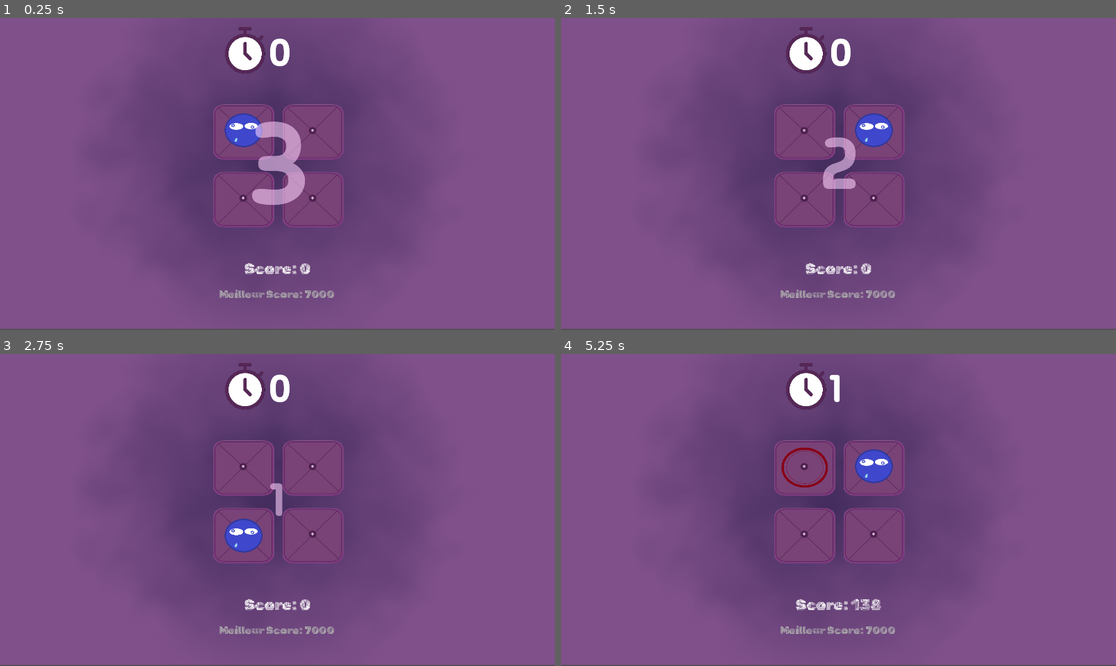
Above: before the commit, frames 1-4 (two rows, left to right).
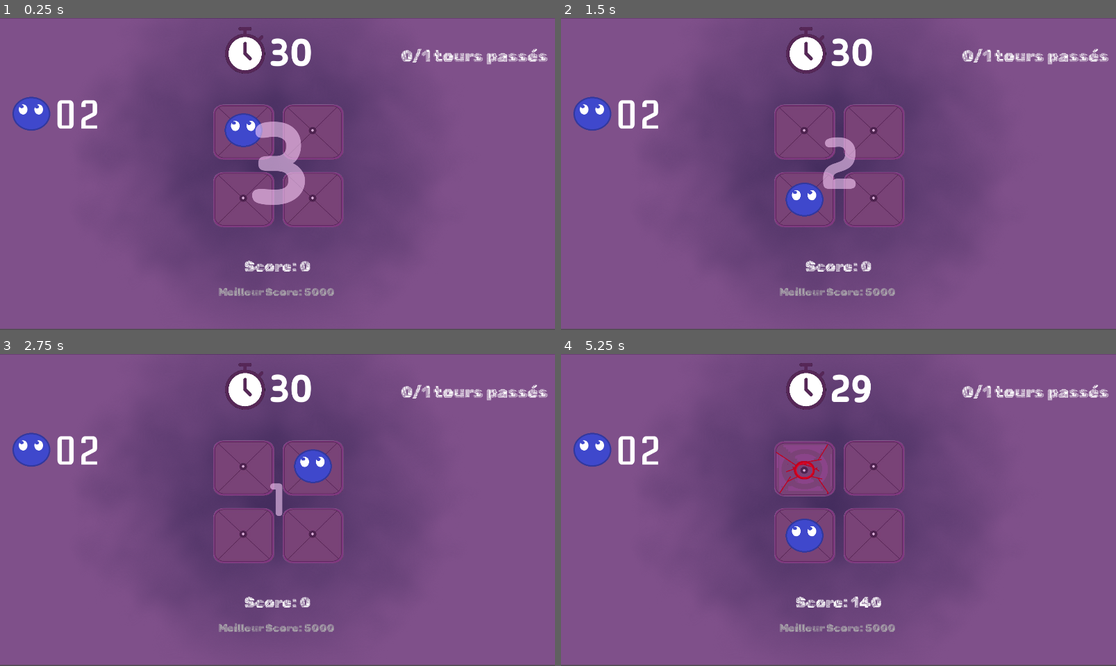
Above: after the commit, the same moments.

Repository: GitXavv/blobripper
Game: Godot game, scene res://scenes/solo.tscn
The game is run twice, just before and just after one commit, with the same random seed, the same clock (stepped at 60 frames per second) and the same inputs.
Inputs (mouse positions are in pixels of both pictures, inside the frame that each line leads up to):
- Up to frame 1 (0.25 s): no input
- Up to frame 2 (1.5 s): tap Enter (confirm) at 0.5, 1.25 s; move the mouse to (960, 158) at 0.52 s; hold Z (up1_az) 0.53-1.28 s; tap Down (down2) at 0.6 s; tap Left (left2) at 0.8, 1.35 s; move the mouse to (727, 189) at 1.27 s; hold Q (left1_az) from 1.28 s (still down)
- Up to frame 3 (2.75 s): tap Right (right2) at 1.55, 2.1 s; tap Enter (confirm) at 2 s; move the mouse to (333, 441) at 2.02 s; release Q (left1_az) at 2.03 s; hold Z (up1_az) from 2.03 s (still down); tap Up (up2) at 2.3 s
- Up to frame 4 (5.25 s): move the mouse to (810, 572) at 2.77 s; tap Up (up2) at 2.85 s; tap Down (down2) at 3.05, 4.35 s; tap Enter (confirm) at 3.5, 3.6, 4.25 s; move the mouse to (1005, 556) at 3.52 s; release Z (up1_az) at 3.53 s; hold Q (left1_az) from 3.53 s (still down); tap Left (left2) at 3.8, 5.1 s; move the mouse to (672, 463) at 4.27 s; tap Right (right2) at 4.55 s; move the mouse to (866, 510) at 5.02 s

The runs differ from the first frame. In frame 1, 2.8% of the frame differs, in the area x 0-100%, y 0-90%; in frame 2, 3.9%; in frame 3, 3.9%; in frame 4, 4.5%.

Commit message:
Code updated. Pause menu functional

Diff:
--- /dev/null
+++ b/scenes/ingane-control_nodes/pause.tscn
@@ -0,0 +1,141 @@
+[gd_scene load_steps=4 format=3 uid="uid://caspixro6ro15"]
+
+[ext_resource type="FontFile" uid="uid://ca0io57pxr6v3" path="res://fonts/FingerPaint-Regular.ttf" id="1_mmybc"]
+[ext_resource type="FontFile" uid="uid://nrdaaf5jw0up" path="res://fonts/MadimiOne-Regular.ttf" id="2_8fxpk"]
+[ext_resource type="FontFile" uid="uid://dkfn0w3gwssod" path="res://fonts/ARLRDBD.TTF" id="3_stxln"]
+
+[node name="Pause" type="Control"]
+layout_mode = 3
+anchors_preset = 15
+anchor_right = 1.0
+anchor_bottom = 1.0
+grow_horizontal = 2
+grow_vertical = 2
+
+[node name="bg" type="ColorRect" parent="."]
+layout_mode = 0
+offset_right = 1920.0
+offset_bottom = 1081.0
+color = Color(0, 0, 0, 0.396078)
+metadata/_edit_lock_ = true
+
+[node name="Resume" type="Button" parent="bg"]
+layout_mode = 0
+offset_left = 312.0
+offset_top = 384.0
+offset_right = 824.0
+offset_bottom = 512.0
+theme_override_fonts/font = ExtResource("2_8fxpk")
+theme_override_font_sizes/font_size = 60
+text = "RESUME"
+
+[node name="expl" type="Label" parent="bg/Resume"]
+visible = false
+layout_mode = 0
+offset_left = 528.0
+offset_top = 8.0
+offset_right = 1528.0
+offset_bottom = 128.0
+theme_override_colors/font_color = Color(0.758192, 0.758192, 0.758192, 1)
+theme_override_fonts/font = ExtResource("3_stxln")
+theme_override_font_sizes/font_size = 47
+text = "Continue where you paused. Get on your marks well before clicking this button!"
+autowrap_mode = 2
+justification_flags = 162
+
+[node name="Forfeit" type="Button" parent="bg"]
+layout_mode = 0
+offset_left = 312.0
+offset_top = 576.0
+offset_right = 832.0
+offset_bottom = 704.0
+theme_override_fonts/font = ExtResource("2_8fxpk")
+theme_override_font_sizes/font_size = 60
+text = "FORFEIT"
+
+[node name="expl" type="Label" parent="bg/Forfeit"]
+visible = false
+layout_mode = 0
+offset_left = 528.0
+offset_top = 8.0
+offset_right = 1528.0
+offset_bottom = 128.0
+theme_override_colors/font_color = Color(0.758192, 0.758192, 0.758192, 1)
+theme_override_fonts/font = ExtResource("3_stxln")
+theme_override_font_sizes/font_size = 47
+text = "Give up this game. You can decide to give it another try or leave the game afterwards."
+autowrap_mode = 2
+justification_flags = 162
+
+[node name="GameMode" type="Label" parent="bg"]
+layout_mode = 0
+offset_left = 328.0
+offset_top = 64.0
+offset_right = 1328.0
+offset_bottom = 128.0
+theme_override_colors/font_color = Color(0.796078, 0.709804, 0.941176, 1)
+theme_override_fonts/font = ExtResource("3_stxln")
+theme_override_font_sizes/font_size = 47
+text = "- Time mode"
+justification_flags = 162
+
+[node name="Freq" type="Label" parent="bg"]
+layout_mode = 0
+offset_left = 328.0
+offset_top = 128.0
+offset_right = 1328.0
+offset_bottom = 192.0
+theme_override_colors/font_color = Color(0.796078, 0.709804, 0.941176, 1)
+theme_override_fonts/font = ExtResource("3_stxln")
+theme_override_font_sizes/font_size = 47
+text = "- Frequency: frequency"
+justification_flags = 162
+
+[node name="InARow" type="Label" parent="bg"]
+layout_mode = 0
+offset_left = 328.0
+offset_top = 192.0
+offset_right = 1328.0
+offset_bottom = 256.0
+theme_override_colors/font_color = Color(0.796078, 0.709804, 0.941176, 1)
+theme_override_fonts/font = ExtResource("3_stxln")
+theme_override_font_sizes/font_size = 47
+text = "- xth game in a row"
+justification_flags = 162
+
+[node name="Compare_HS" type="Label" parent="bg"]
+layout_mode = 0
+offset_left = 328.0
+offset_top = 904.0
+offset_right = 1784.0
+offset_bottom = 1056.0
+theme_override_colors/font_color = Color(0.796078, 0.709804, 0.941176, 1)
+theme_override_fonts/font = ExtResource("3_stxln")
+theme_override_font_sizes/font_size = 47
+text = "Comparison current score - high score"
+autowrap_mode = 2
+justification_flags = 162
+
+[node name="PauseLayoutBlue" type="ColorRect" parent="."]
+layout_mode = 0
+offset_right = 248.0
+offset_bottom = 1081.0
+color = Color(0.00392157, 0.172549, 0.498039, 0.701961)
+
+[node name="PAUSE" type="Label" parent="PauseLayoutBlue"]
+editor_description = "Timer visualizer."
+layout_mode = 0
+offset_left = 72.0
+offset_right = 181.0
+offset_bottom = 1079.0
+theme_override_colors/font_color = Color(0.803922, 0.890196, 0.976471, 1)
+theme_override_fonts/font = ExtResource("1_mmybc")
+theme_override_font_sizes/font_size = 140
+text = "P
+A
+U
+S
+E"
+horizontal_alignment = 1
+vertical_alignment = 1
+justification_flags = 162
--- a/scenes/solo.tscn
+++ b/scenes/solo.tscn
@@ -10,6 +10,7 @@
 [ext_resource type="Texture2D" uid="uid://bdih0obxmi4sd" path="res://assets/timer.png" id="7_x1s14"]
 [ext_resource type="FontFile" uid="uid://qbp0148n0046" path="res://fonts/AtomicAge-Regular.ttf" id="8_xlhqf"]
 [ext_resource type="FontFile" uid="uid://ca0io57pxr6v3" path="res://fonts/FingerPaint-Regular.ttf" id="10_8tc02"]
+[ext_resource type="PackedScene" uid="uid://caspixro6ro15" path="res://scenes/ingane-control_nodes/pause.tscn" id="11_lole5"]
 [ext_resource type="PackedScene" uid="uid://cuoo11nvxrnvh" path="res://scenes/ingane-control_nodes/statistics.tscn" id="11_untfs"]
 [ext_resource type="AudioStream" uid="uid://jo501ef0gem0" path="res://sfx/pf_dodge.wav" id="12_2abs4"]
 [ext_resource type="AudioStream" uid="uid://n3yckbpywhmx" path="res://sfx/targeted.wav" id="13_cr53g"]
@@ -234,6 +235,60 @@
 "values": [Color(1, 1, 1, 1), Color(0.873859, 0.0459882, 0.175932, 1), Color(1, 1, 1, 1), Color(0.87451, 0.0470588, 0.176471, 1), Color(1, 1, 1, 1)]
 }
 
+[sub_resource type="Animation" id="Animation_hmrbf"]
+resource_name = "PauseIn"
+tracks/0/type = "value"
+tracks/0/imported = false
+tracks/0/enabled = true
+tracks/0/path = NodePath("../Pause/PauseLayoutBlue:position")
+tracks/0/interp = 1
+tracks/0/loop_wrap = true
+tracks/0/keys = {
+"times": PackedFloat32Array(0, 0.2),
+"transitions": PackedFloat32Array(1, 1),
+"update": 0,
+"values": [Vector2(0, 1080), Vector2(0, 0)]
+}
+tracks/1/type = "value"
+tracks/1/imported = false
+tracks/1/enabled = true
+tracks/1/path = NodePath("../Pause/bg:position")
+tracks/1/interp = 1
+tracks/1/loop_wrap = true
+tracks/1/keys = {
+"times": PackedFloat32Array(0, 0.2),
+"transitions": PackedFloat32Array(1, 1),
+"update": 0,
+"values": [Vector2(0, -1080), Vector2(0, 0)]
+}
+
+[sub_resource type="Animation" id="Animation_p04ar"]
+resource_name = "PauseOut"
+tracks/0/type = "value"
+tracks/0/imported = false
+tracks/0/enabled = true
+tracks/0/path = NodePath("../Pause/PauseLayoutBlue:position")
+tracks/0/interp = 1
+tracks/0/loop_wrap = true
+tracks/0/keys = {
+"times": PackedFloat32Array(0, 0.2),
+"transitions": PackedFloat32Array(1, 1),
+"update": 0,
+"values": [Vector2(0, 0), Vector2(0, 1080)]
+}
+tracks/1/type = "value"
+tracks/1/imported = false
+tracks/1/enabled = true
+tracks/1/path = NodePath("../Pause/bg:position")
+tracks/1/interp = 1
+tracks/1/loop_wrap = true
+tracks/1/keys = {
+"times": PackedFloat32Array(0, 0.2),
+"transitions": PackedFloat32Array(1, 1),
+"update": 0,
+"values": [Vector2(0, 0), Vector2(0, -1080)]
+}
+
 [sub_resource type="Animation" id="Animation_cunku"]
 length = 0.001
 tracks/0/type = "value"
@@ -391,6 +446,30 @@
 "transitions": PackedFloat32Array(1),
 "update": 0,
 "values": [Vector2(0, 0)]
+}
+tracks/13/type = "value"
+tracks/13/imported = false
+tracks/13/enabled = true
+tracks/13/path = NodePath("../Pause/PauseLayoutBlue:position")
+tracks/13/interp = 1
+tracks/13/loop_wrap = true
+tracks/13/keys = {
+"times": PackedFloat32Array(0),
+"transitions": PackedFloat32Array(1),
+"update": 0,
+"values": [Vector2(0, 1080)]
+}
+tracks/14/type = "value"
+tracks/14/imported = false
+tracks/14/enabled = true
+tracks/14/path = NodePath("../Pause/bg:position")
+tracks/14/interp = 1
+tracks/14/loop_wrap = true
+tracks/14/keys = {
+"times": PackedFloat32Array(0),
+"transitions": PackedFloat32Array(1),
+"update": 0,
+"values": [Vector2(0, -1080)]
 }
 
 [sub_resource type="Animation" id="Animation_3lx3j"]
@@ -451,6 +530,8 @@
 "HighScoreBeaten": SubResource("Animation_b2hxp"),
 "NormalMode": SubResource("Animation_t37ce"),
 "OneLife": SubResource("Animation_uw53w"),
+"PauseIn": SubResource("Animation_hmrbf"),
+"PauseOut": SubResource("Animation_p04ar"),
 "RESET": SubResource("Animation_cunku"),
 "Retry": SubResource("Animation_3lx3j"),
 "RetryHover": SubResource("Animation_nx52p"),
@@ -555,9 +636,9 @@
 [node name="Score" type="Label" parent="."]
 editor_description = "Timer visualizer."
 offset_left = 64.0
-offset_top = 816.0
+offset_top = 808.0
 offset_right = 1856.0
-offset_bottom = 921.0
+offset_bottom = 913.0
 theme_override_fonts/font = ExtResource("6_cknej")
 theme_override_font_sizes/font_size = 53
 text = "Score: 000000
@@ -569,9 +650,9 @@
 [node name="High" type="Label" parent="."]
 editor_description = "Timer visualizer."
 offset_left = 64.0
-offset_top = 904.0
+offset_top = 896.0
 offset_right = 1848.0
-offset_bottom = 1009.0
+offset_bottom = 1001.0
 theme_override_colors/font_color = Color(0.687215, 0.687215, 0.687215, 1)
 theme_override_fonts/font = ExtResource("6_cknej")
 theme_override_font_sizes/font_size = 37
@@ -728,7 +809,9 @@
 
 [node name="Statistics" parent="." instance=ExtResource("11_untfs")]
 offset_top = -1080.0
-offset_bottom = -1330.0
+offset_right = 3840.0
+offset_bottom = 830.0
+metadata/_edit_lock_ = true
 
 [node name="Victory" parent="Statistics" index="1"]
 offset_left = 78.4714
@@ -802,6 +885,23 @@
 offset_right = 600.0
 focus_mode = 0
 keep_pressed_outside = true
+
+[node name="Pause" parent="." instance=ExtResource("11_lole5")]
+metadata/_edit_lock_ = true
+
+[node name="bg" parent="Pause" index="0"]
+offset_top = -1080.0
+offset_bottom = 1.0
+
+[node name="Compare_HS" parent="Pause/bg" index="5"]
+offset_top = 944.0
+
+[node name="PauseLayoutBlue" parent="Pause" index="1"]
+offset_top = 1080.0
+offset_bottom = 2161.0
+
+[node name="PAUSE" parent="Pause/PauseLayoutBlue" index="0"]
+metadata/_edit_lock_ = true
 
 [node name="Transition" type="ColorRect" parent="."]
 visible = false
@@ -852,5 +952,15 @@
 [connection signal="mouse_entered" from="Statistics/Retry" to="." method="_on_retry_mouse_entered"]
 [connection signal="mouse_exited" from="Statistics/Retry" to="." method="_on_retry_mouse_exited"]
 [connection signal="button_up" from="Statistics/Exit" to="." method="_on_exit_button_up"]
+[connection signal="button_up" from="Pause/bg/Resume" to="." method="_on_resume_button_up"]
+[connection signal="focus_entered" from="Pause/bg/Resume" to="." method="_on_resume_mouse_entered"]
+[connection signal="focus_exited" from="Pause/bg/Resume" to="." method="_on_resume_mouse_exited"]
+[connection signal="mouse_entered" from="Pause/bg/Resume" to="." method="_on_resume_mouse_entered"]
+[connection signal="mouse_exited" from="Pause/bg/Resume" to="." method="_on_resume_mouse_exited"]
+[connection signal="focus_entered" from="Pause/bg/Forfeit" to="." method="_on_forfeit_mouse_entered"]
+[connection signal="focus_exited" from="Pause/bg/Forfeit" to="." method="_on_forfeit_mouse_exited"]
+[connection signal="mouse_entered" from="Pause/bg/Forfeit" to="." method="_on_forfeit_mouse_entered"]
+[connection signal="mouse_exited" from="Pause/bg/Forfeit" to="." method="_on_forfeit_mouse_exited"]
 
 [editable path="Statistics"]
+[editable path="Pause"]
--- a/script/solo.gd
+++ b/script/solo.gd
@@ -86,7 +86,7 @@
 var rndtile: int #Represent the tile chosen by rng
 
 # The time the computer takes to perform one action
-var rng_wait = 0.9 # Will be an Auto-setting later
+var rng_wait = 0.4 # Will be an Auto-setting later
 var rng_wait_backup
 
 var startup= RandomNumberGenerator.new() # Like the rng wait but for the start. Is in [0.4 ; 1]
@@ -198,7 +198,7 @@
 var swapped: bool # Swapped controls. Don't confuse with "swap"!!!
 var swap_catcher: int # if hidden true, catcher =1, if not, catcher =0. This will help for scoring buff
 
-var stuck_swap: bool = true # If not want constant swaps
+var stuck_swap: bool = false # If not want constant swaps
 
 var all_in_one: bool = false
 var rng_multiple = []
@@ -218,7 +218,7 @@
 
 # Easy mods
 var nohalt: bool = false
-const nohalt_dvd = 1.55 # "dvs" means divider
+const nohalt_dvd = 1.55 # "dvd" means divider
 var nohalt_catcher: float
 var nohalt_canceller: int
 
@@ -227,10 +227,10 @@
 var only_catcher: float
 var only_canceller: int
 
-var last_chance: bool = false
+var last_chance: bool = false # For survival
 
 # Survival mode (SV)
-var sv_mode: bool = true
+var sv_mode: bool = false
 var high_score_sv: int # = old_high_score until record broken
 var old_high_score_sv: int # Loadable data
 var beaten_sv: bool # If high_score is beaten
@@ -251,6 +251,19 @@
 var player_name: String
 # To test
 @onready var lb_scores = preload("res://addons/silent_wolf/Scores/Leaderboard.tscn")
+
+
+# Pausing the game
+var pause: bool
+# These are to catch the Rng Timer objects' remaining time when pausing since there is not any way to actually pause a timer in this Godot Engine
+# 'paused' will catch the remaining time when paused.
+var rng_wait1_paused: float
+
+var rng_wait2_paused: float
+
+var rng2_started: bool # This is to prevent Rng2 Timer object to start when resuming the game after pausing the game at the very beginning when Rng2 is not even supposed to start yet.
+
+var timer_paused: float # To pause the timer on time mode
 
 
 # Exiting the game
@@ -326,7 +339,7 @@
 	var file = config.load("user://settings.cfg")
 	if file == OK:
 		# Language
-		var lang = config.get_value("settings", "language", "fr")
+		var lang = config.get_value("settings", "language", "en")
 		if lang in ["en", "fr"]:  # Check if valid language
 			General.autolang = lang
 		else:
@@ -443,6 +456,110 @@
 		$Statistics/Register/submit.text = "Envoyer"
 
 		$Statistics/Sure.text = "Tu es sûr(e) ? Clique encore si oui."
+
+func Pause_init():
+	if General.autolang == "en":
+		$Pause/bg/Resume.text = "RESUME"
+		$Pause/bg/Resume/expl.text = "Continue where you paused. Get on your
+		marks well before clicking this button!"
+
+		$Pause/bg/Forfeit.text = "FORFEIT"
+		$Pause/bg/Forfeit/expl.text = "Give up this game. You can decide to give it
+		another try or leave the game afterwards."
+
+		if sv_mode == false:
+			$Pause/bg/GameMode.text = "- Time mode"
+		else:
+			$Pause/bg/GameMode.text = "- Survival mode"
+
+		# Frequency
+		if progressive == true:
+			$Pause/bg/Freq.text = "- Progressive rhythm"
+		else:
+			if rng_wait == 1.5:
+				$Pause/bg/Freq.text = "- Slow rhythm"
+			elif rng_wait == 0.9:
+				$Pause/bg/Freq.text = "- Average rhythm"
+			elif rng_wait == 0.4:
+				$Pause/bg/Freq.text = "- Fast rhythm"
+			elif rng_wait == 0.1:
+				$Pause/bg/Freq.text = "- Very fast rhythm"
+			elif rng_wait == 0.01:
+				$Pause/bg/Freq.text = "- Crazy rhythm"
+			else:
+				$Pause/bg/Freq.text = "- Uncommon rhythm"
+
+		# Game in a row
+		if consecutives ==1:
+			$Pause/bg/InARow.text = "- 1st game in a row"
+		elif consecutives ==2:
+			$Pause/bg/InARow.text = "- 2nd game in a row"
+		elif consecutives ==3:
+			$Pause/bg/InARow.text = "- 3rd game in a row"
+		else:
+			$Pause/bg/InARow.text = "- " + str(consecutives) + "th game in a row"
+
+		# Your current score VS Your high score
+		# List of messages said when current score < high score /2 (Was about to be /4 but I realized it would give me an unnecessary amount of work if I splitted it that much. This whole thing is already not relevant
+		var score_under4th_1= "Looks like today is not your lucky day... or was the day you got that high score an exceptional one?"
+		var score_under4th_2= "What if you tried beating that high score?"
+		var score_under4th_3= "People want to see that high score beaten! Come on!"
+		var score_under4th_4= "You don't grind score today?"
+		var score_under4th = [score_under4th_1, score_under4th_2, score_under4th_3, score_under4th_4]
+		var sc_un4th_pick
+
+		# List of messages said when current score < high score /1.25
+		var score_middle_1= "Interesting performance! You are getting there!"
+		var score_middle_2= "Yes! Chase that high score!"
+		var score_middle_3= "You have good reflexes. The hard work is going to pay."
+		var score_middle_4= "Is the high score going to be beaten ? We will know in a few minutes!"
+		var score_middle = [score_middle_1, score_middle_2, score_middle_3, score_middle_4]
+		var sc_mid_pick
+
+		# List of messages said when current score < high score while being almost = high_score
+		var score_almost_1= "Only a few amount of efforts and risks to take and high score is yours!"
+		var score_almost_2= "You are so close to that high score!"
+		var score_almost_3= "Now is a bad time to give up! A terrible time even!"
+		var score_almost_4= "Congratulations in advance for beating the high score!"
+		var score_almost = [score_almost_1, score_almost_2, score_almost_3, score_almost_4]
+		var sc_alm_pick
+
+		# List of messages said when current score < high score while being almost = high_score
+		var score_beat_1= "You got there! Now you are not allowed to fall back!"
+		var score_beat_2= "High score beaten! But watch out! Things can still be reversed."
+		var score_beat_3= "Beating that high score was surely not an easy task. Keeping it until the end will surely not be any easier."
+		var score_beat_4= "Imagine losing that new high score. Couldn't be you, right?"
+		var score_beat = [score_beat_1, score_beat_2, score_beat_3, score_beat_4]
+		var sc_beat_pick
+
+
+		sc_un4th_pick = RandomNumberGenerator.new()
+		sc_un4th_pick.randomize()
+		sc_un4th_pick = sc_un4th_pick.randi_range(0,3)
+
+		sc_mid_pick = RandomNumberGenerator.new()
+		sc_mid_pick.randomize()
+		sc_mid_pick = sc_mid_pick.randi_range(0,3)
+
+		sc_alm_pick = RandomNumberGenerator.new()
+		sc_alm_pick.randomize()
+		sc_alm_pick = sc_alm_pick.randi_range(0,3)
+
+		sc_beat_pick = RandomNumberGenerator.new()
+		sc_beat_pick.randomize()
+		sc_beat_pick = sc_beat_pick.randi_range(0,3)
+
+
+		if score < old_high_score/2 || (score < old_high_score_sv/2 && sv_mode ==true):
+			$Pause/bg/Compare_HS.text = score_under4th[sc_un4th_pick]
+		elif (score >= old_high_score/2 && score < old_high_score/1.25) || (score >= old_high_score_sv/2 && score < old_high_score_sv/1.25 && sv_mode ==true):
+			$Pause/bg/Compare_HS.text = score_middle[sc_mid_pick]
+		elif (score >= old_high_score/1.25 && score < old_high_score) || (score >= old_high_score_sv/1.25 && score < old_high_score_sv && sv_mode ==true):
+			$Pause/bg/Compare_HS.text = score_almost[sc_alm_pick]
+		elif (score == old_high_score) || (score == old_high_score_sv && sv_mode ==true):
+			$Pause/bg/Compare_HS.text = "YOU GOT THAT HIGH SCORE! Now try to beat this! Should be easy."
+		else:
+			$Pause/bg/Compare_HS.text = score_beat[sc_beat_pick]
 
 # Swap mod (Not Stuck Swap. Swap!!!)
 func normal_mode():
@@ -464,6 +581,8 @@
 
 func initialization():
 	if settings_loaded ==false:
+		pause = false
+		rng2_started =false
 		interblob = blob_normal # For the swap mod
 		load_settings()
 		Halter_wait_time()
@@ -668,10 +787,30 @@
 				if full_reset ==false:
 					_on_retry_button_up()
 
+	if Input.is_action_just_pressed("Esc"):
+		Pause_Resume()
+
+
+func Pause_Resume():
+	if pause ==false && countdown ==0 && moving ==false && dead ==false && trueover ==false:
+		Pause_init()
+		pause =true
+		$Animation.play("PauseIn")
+
+		rng_wait1_paused = $Rng1.time_left
+		$Rng1.stop()
+		rng_wait2_paused = $Rng2.time_left
+		$Rng2.stop()
+
+		timer_paused = $Timer.time_left
+		$Timer.stop()
+
+	elif pause ==true:
+		$Animation.play("PauseOut")
 
 
 func goto_right():
-	if (topl ==true || botl ==true) && moving ==false && dead ==false && over ==false && halt ==false:
+	if (topl ==true || botl ==true) && moving ==false && dead ==false && over ==false && halt ==false && pause ==false:
 		$Blob1.position += Vector2(unit,0)
 		trajectory +=60
 		$delay.start()
@@ -719,7 +858,7 @@
 				stop_moving()
 
 func goto_left():
-	if (topr ==true || botr ==true) && moving ==false && dead ==false && over ==false && halt ==false:
+	if (topr ==true || botr ==true) && moving ==false && dead ==false && over ==false && halt ==false && pause ==false:
 		$Blob1.position -= Vector2(unit,0)
 		trajectory +=60
 		$delay.start()
@@ -767,7 +906,7 @@
 				stop_moving()
 
 func goto_down():
-	if (topl ==true || topr ==true) && moving ==false && dead ==false && over ==false && halt ==false:
+	if (topl ==true || topr ==true) && moving ==false && dead ==false && over ==false && halt ==false && pause ==false:
 		$Blob1.position += Vector2(0,unit)
 		trajectory +=60
 		$delay.start()
@@ -815,7 +954,7 @@
 				stop_moving()
 
 func goto_up():
-	if (botl ==true || botr ==true) && moving ==false && dead ==false && over ==false && halt ==false:
+	if (botl ==true || botr ==true) && moving ==false && dead ==false && over ==false && halt ==false && pause ==false:
 		$Blob1.position -= Vector2(0,unit)
 		trajectory +=60
 		$delay.start()
@@ -1031,7 +1170,7 @@
 	dodge_frame_counter =1
 
 
-# The "teste" functions are the one triggered when the Rng timers are on_timeout. Currently too lazy to rename them to something more sensical.
+# The "teste" functions are the one triggered when the Rng timers are on_timeout. Currently too lazy to rename them to something more normal.
 func teste():
 	rng_allinone() # For the all in one mod
 	if dead ==false && over ==false:
@@ -1046,6 +1185,7 @@
 				rng_action()
 		$Rng2.wait_time = rng_wait
 		$Rng2.start()
+		rng2_started =true
 		# Multiplayer-only feature
 		#if test2 ==false:
 			#test2 =true
@@ -1253,6 +1393,7 @@
 				pretimer =false
 			timer +=1
 		$Timer/TimerViz.text = str(timer)
+		$Timer.wait_time = 1
 		$Timer.start()
 		if prescore !=0:
 			score = prescore
@@ -1279,7 +1420,7 @@
 		@warning_ignore("narrowing_conversion")
 		if prescore !=0:
 			score = prescore
-		score += int(((1.0/lives)/rng_wait)*500 + 10) # Lower remaining lives -> greater bonus
+		score += int(((1.0/lives)/rng_wait)*(500/init_turn) + 10) # Lower remaining lives -> greater bonus
 		score_mod_boost()
 		prescore = score
 		score_mod_nerf()
@@ -1488,6 +1629,12 @@
 		$Transition.hide()
 		$Animation.play("Countdown")
 		$Countdown.start()
+	elif anim_name == "PauseOut": # So that the game does not immediately resume when exiting the pause menu
+		pause =false
+		$Rng1.start(rng_wait1_paused)
+		if rng2_started ==true:
+			$Rng2.start(rng_wait2_paused)
+		$Timer.start(timer_paused)
 
 	elif anim_name == "RESET":
 		settings_loaded =false
@@ -1631,3 +1778,23 @@
 			$Statistics/Sure.text = "D'accord. À plus tard !"
 		$Fade.show()
 		$Animation.play("Exit")
+
+
+func _on_resume_mouse_entered():
+	$Pause/bg/Resume/expl.show()
+	$Pause/bg/Forfeit/expl.hide()
+func _on_resume_mouse_exited():
+	$Pause/bg/Resume/expl.hide()
+	$Pause/bg/Forfeit/expl.hide()
+
+func _on_forfeit_mouse_entered():
+	$Pause/bg/Forfeit/expl.show()
+	$Pause/bg/Resume/expl.hide()
+func _on_forfeit_mouse_exited():
+	$Pause/bg/Forfeit/expl.hide()
+	$Pause/bg/Resume/expl.hide()
+
+
+# Paus menu buttons
+func _on_resume_button_up():
+	Pause_Resume()
Not shown: 1 places in scenes/solo.tscn that only renumber resources
